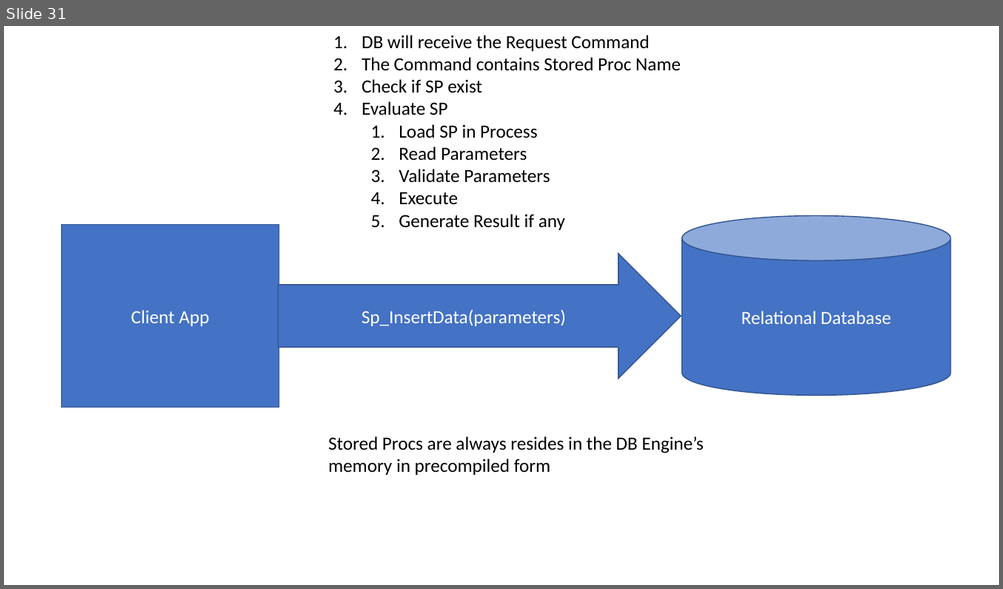
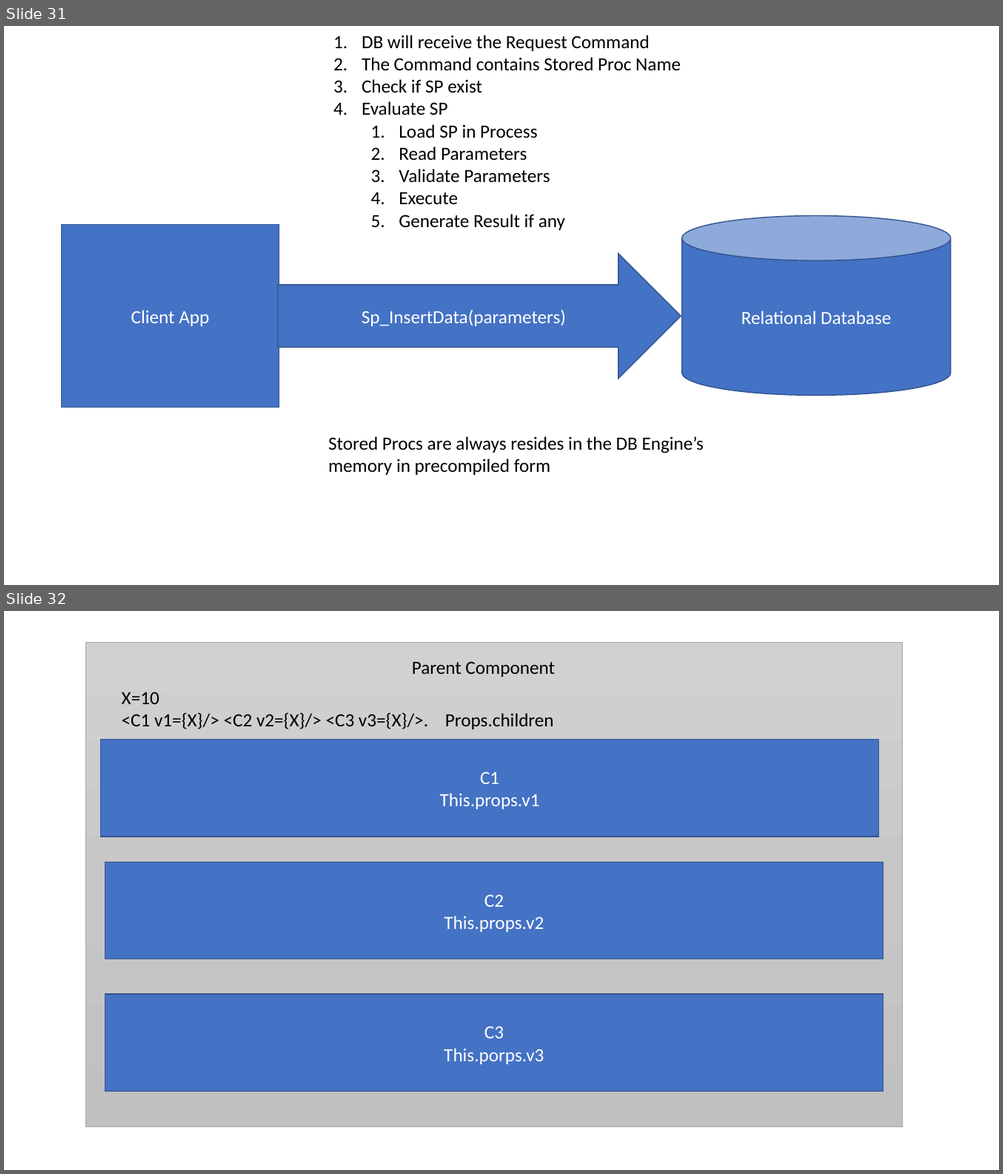
Before and after one commit to maheshsabnis/blazemarch2021, a slide deck: SpotPPTs.pptx. Shown one above the other, each under a label of ours: slide 31 before the commit, slides 31 and 32 after it. The pictures are 1003x589 and 1003x1174 pixels, drawn with LibreOffice and Linux fonts; fonts in the diff are those of the drawing. Boxes give left, top, right and bottom in pixels: in the first picture for what was removed or moved away, otherwise in the second. Text is boxed around its words. In the diff, an @@ line names an element or a change of style, - is before the commit and + after.

```diff
--- a/SpotPPTs.pptx
+++ b/SpotPPTs.pptx
@@ slide 32 added at (4, 611, 999, 1170), background #FFFFFF @@
@@ rectangle added at (86, 642, 902, 1128), fill gradient #D2D2D2 to #C8C8C8 to #C0C0C0, outline #A5A5A5 0.5 pt @@
@@ text added at (412, 661, 555, 677), 18 pt, text #000000 @@
+Parent Component
@@ text added at (122, 692, 554, 729), 18 pt, text #000000 @@
+X=10
+<C1 v1={X}/> <C2 v2={X}/> <C3 v3={X}/>. Props.children
@@ rectangle added at (101, 739, 879, 836), fill #4472C4, outline #325491 1 pt, 18 pt, text #FFFFFF @@
+C1
+This.props.v1
@@ rectangle added at (105, 863, 883, 960), fill #4472C4, outline #325491 1 pt, 18 pt, text #FFFFFF @@
+C2
+This.props.v2
@@ rectangle added at (105, 994, 883, 1091), fill #4472C4, outline #325491 1 pt, 18 pt, text #FFFFFF @@
+C3
+This.porps.v3
```
Also in this commit, not shown: 5 other slides added, 16 other files.
